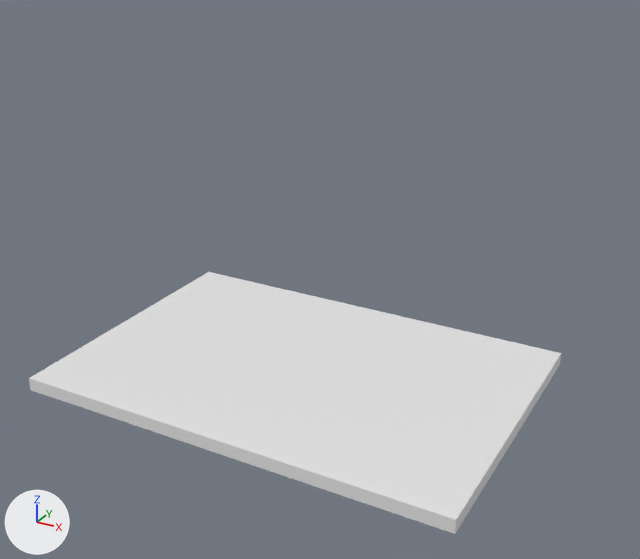
The Blender file Aufgabe01/aufgabe06_johann_feser.blend as it was, and as the next commit left it.
The view is the same before and after, from a camera (50 mm lens) standing at (45.8, -39.2, 33.6) and looking at (17.5, 12.2, 7.8). Every picture has the same lights, and +X, +Y and +Z are marked at lower left.

The scene before the commit, as lines of its bpy script (objects in view):
```python
me_cube = bpy.data.meshes.new('Cube')
me_cube.from_pydata(...)  # 210 vertices, 180 faces; spans x 0.0..33.0, y 0.0..22.5, z -1.0..0.0
me_cube.materials.append(mat_material)  # white #e7e7e7
ob_cube = bpy.data.objects.new('Cube', me_cube)
ob_cube.location = (0.0, 0.0, 1.0)
```
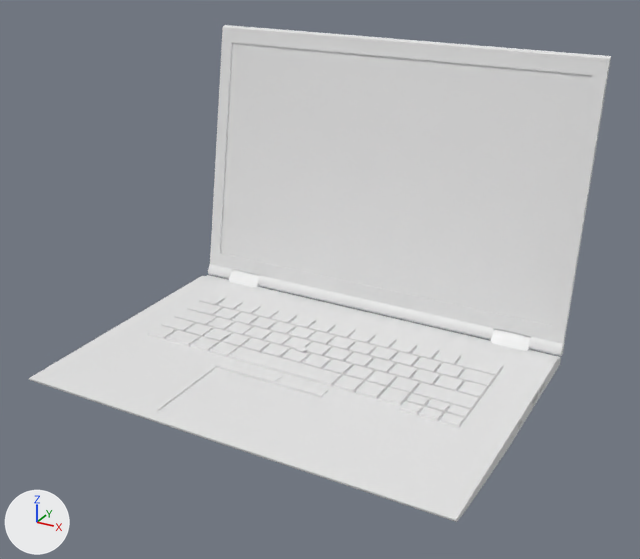
Edits to the bpy script that builds the scene:
```text
Change me_cube:
    used by ob_cube; location = (0.0, 0.0, 1.0)
    remove me_cube.from_pydata(...)  # 210 vertices, 180 faces; spans x 0.0..33.0, y 0.0..22.5, z -1.0..0.0
    add me_cube.from_pydata(...)  # 1710 vertices, 1484 faces; spans x 0.0..33.0, y 0.0..22.5, z -1.0..0.2
    me_cube part 1: 25 vertices moved from x 0.0..33.0, y 0.0..22.5, z -1.0..0.0 to x 0.0..33.0, y 0.0..22.3, z -1.0..-0.1; 130 vertices removed from x 0.0..33.0, y 0.0..22.5, z -1.0..0.0; 1630 vertices added at x 0.0..33.0, y 0.0..22.5, z -1.0..0.2
Add me_cube_002:
    me_cube_002.from_pydata(...)  # 190 vertices, 165 faces; spans x 0.0..33.0, y 22.4..27.0, z -0.3..21.8
    me_cube_002.materials.append(mat_material)  # white #e7e7e7
Add me_cube_001:
    me_cube_001.from_pydata(...)  # 56 vertices, 52 faces; spans x 2.5..30.5, y 21.5..23.2, z -0.9..0.7
    me_cube_001.materials.append(mat_material)  # white #e7e7e7
Add ob_display:
    ob_display = bpy.data.objects.new('Display', me_cube_002)
    ob_display.location = (0.0, 0.0, 1.0)
Add ob_hinge:
    ob_hinge = bpy.data.objects.new('Hinge', me_cube_001)
    ob_hinge.location = (0.0, 0.0, 1.0)
```

What differs and where, as boxes (x1, y1, x2, y2) in the pictures (640 x 559 px):
'Display', added
    after: (208, 25, 611, 356)
'Cube', reshaped
    before: (29, 272, 561, 534)
    after: (29, 275, 561, 522)
'Hinge', added
    after: (228, 269, 531, 351)
